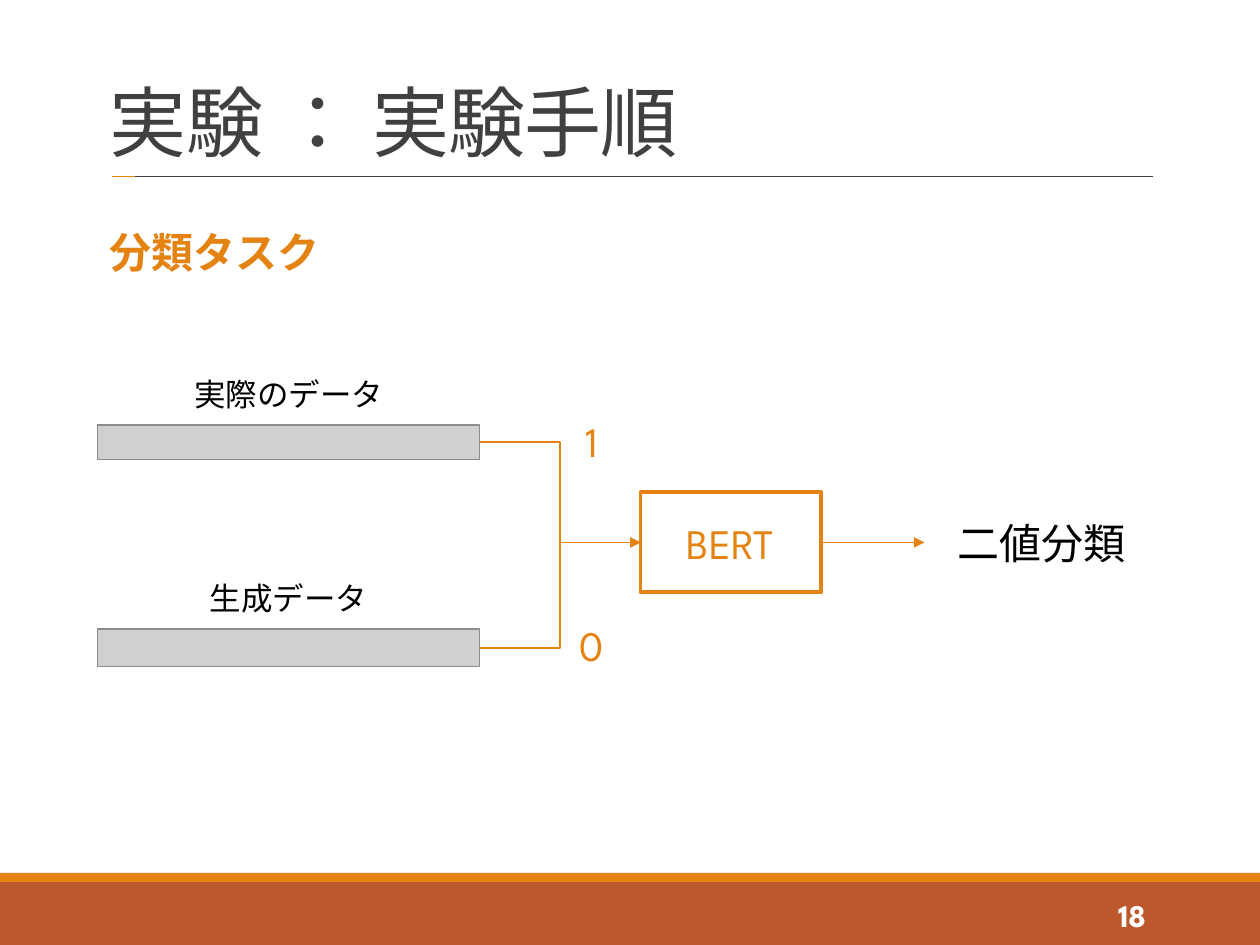
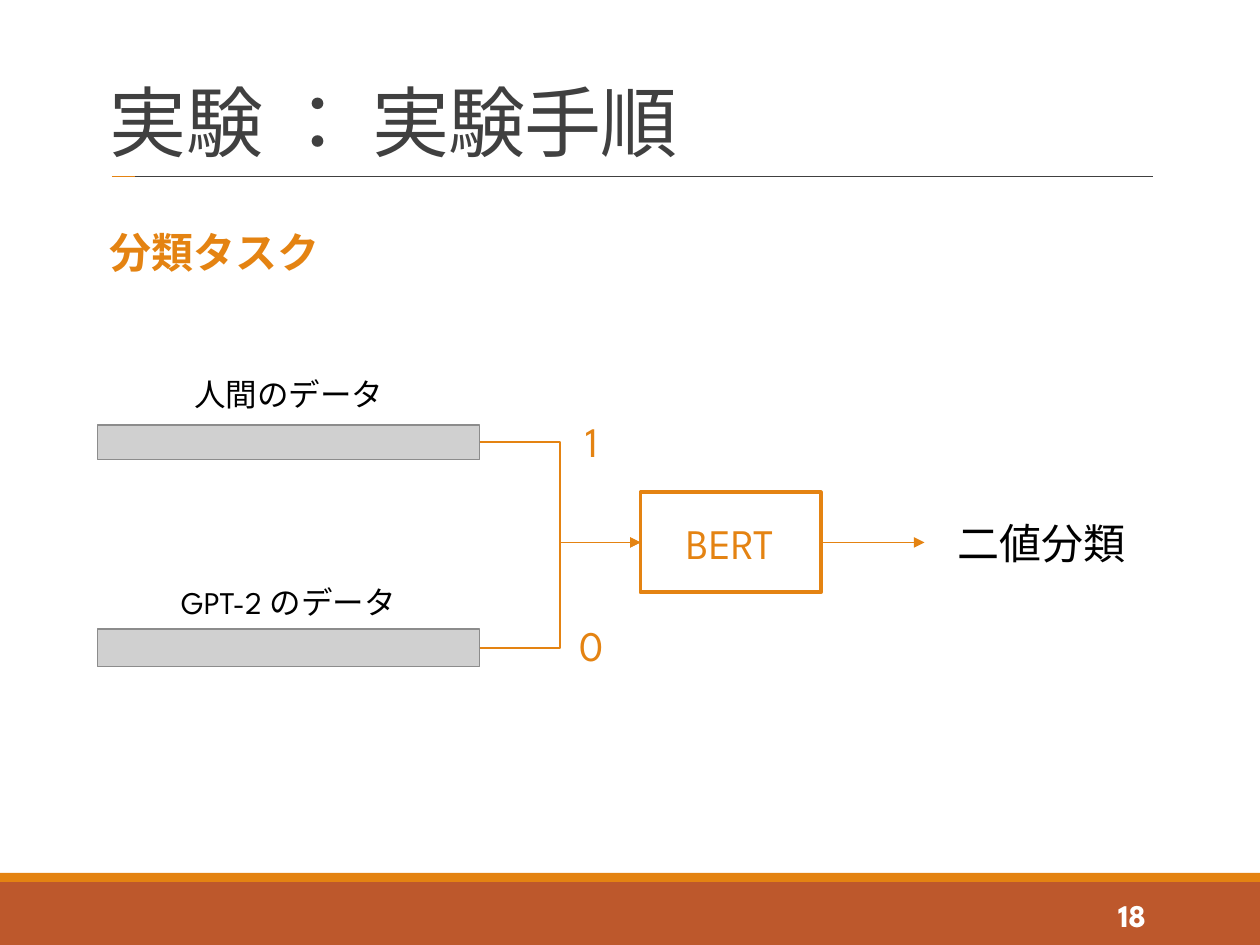
Before and after one commit to tatsuya-sugiyama/WeeklyReport, a slide deck: slide 18 of report/2021_t_1st/2021_1st_sugiyama.pptx. Drawn at 1260x945 pixels with LibreOffice and Linux fonts; fonts in the diff are those of the drawing; grey boxes stand for pictures. Boxes give left, top, right and bottom in pixels: in the first picture for what was removed or moved away, otherwise in the second. Text is boxed around its words. In the diff, an @@ line names an element or a change of style, - is before the commit and + after.

```diff
--- a/report/2021_t_1st/2021_1st_sugiyama.pptx
+++ b/report/2021_t_1st/2021_1st_sugiyama.pptx
@@ text at <box>194,379,383,409</box>: text changed @@
-実際のデータ
+人間のデータ
@@ text at <box>181,587,396,616</box>: text changed @@
-生成データ
+GPT-2 のデータ
```
Also in this commit, not shown: 18 other slides changed, 5 slides added, 1 slide removed, 2 other files.
